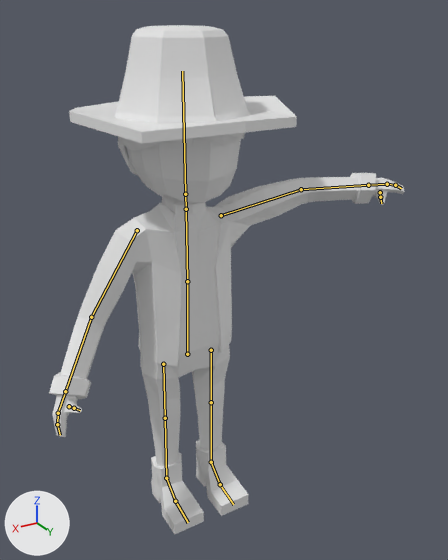
The Blender file character-creation__rigging-pt4__weight-painting.blend as it was, and as the next commit left it.
Camera for both pictures: a 50 mm camera at (8.56, 16.69, 16.83) aimed at (-1.5, -0.06, 8.46). The axes (+X, +Y, +Z) are drawn at lower left. The lights are the same throughout. Both versions are drawn at the pose saved in each file; the numbers are the values there. The bones that bend it are drawn over the model as lines.
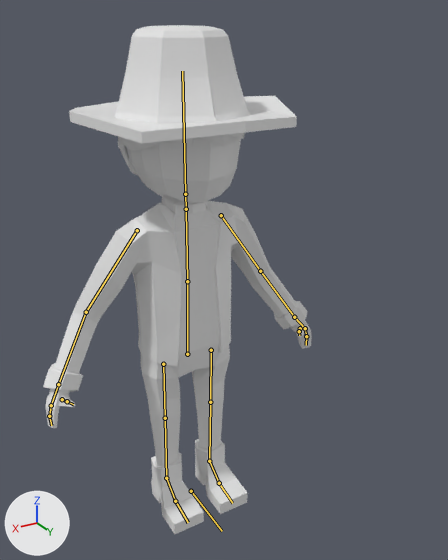
Boxes [x1, y1, x2, y2] around the edits, measured in the pictures (448 x 560 px):
```json
{"object": "Cube", "change": "posed", "before": [49, 25, 405, 534], "after": [43, 25, 312, 534], "on screen": "24% narrower"}
{"bone": "Upper Arm.L", "before": "(221, 215) to (301, 189)", "after": "(221, 215) to (260, 271)"}
{"bone": "Upper Arm.R", "before": "(137, 230) to (91, 317)", "after": "(137, 230) to (86, 312)"}
{"bone": "Foot Roll.L", "before": "(220, 484) to (211, 462)", "after": "(219, 483) to (209, 461)"}
```

Scene script edits in JSON lines:
```json
{"block": "bone_upper_arm_l", "where": "bone_upper_arm_l = bpy.data.objects['Armature'].pose.bones['Upper Arm.L']  # child of 'Chest'"}
{"op": "set", "path": "bone_upper_arm_l.rotation_quaternion", "old": "(0.825, 0.542, 0.147, -0.064)", "new": "(1.0, 0.0, 0.0, 0.0)", "note": "degrees (67, 18, 3) -> degrees (0, 0, 0)"}
{"block": "bone_upper_arm_r", "where": "bone_upper_arm_r = bpy.data.objects['Armature'].pose.bones['Upper Arm.R']  # child of 'Chest'"}
{"op": "set", "path": "bone_upper_arm_r.rotation_quaternion", "old": "(0.995, 0.008, 0.084, -0.051)", "new": "(1.0, 0.0, 0.0, 0.0)", "note": "degrees (0, 10, -6) -> degrees (0, 0, 0)"}
{"block": "bone_leg_control_l", "where": "bone_leg_control_l = bpy.data.objects['Armature'].pose.bones['Leg Control.L']  # child of 'Bone'"}
{"op": "set", "path": "bone_leg_control_l.location", "old": "(0.0, 0.07, -0.02)", "new": "(0.0, 0.0, 0.0)"}
{"block": "bone_foot_roll_l", "where": "bone_foot_roll_l = bpy.data.objects['Armature'].pose.bones['Foot Roll.L']  # child of 'Leg Control.L'"}
{"op": "set", "path": "bone_foot_roll_l.rotation_quaternion", "old": "(1.0, 0.0, 0.0, -0.013)", "new": "(1.0, 0.0, 0.0, 0.0)", "note": "degrees (0, 0, -2) -> degrees (0, 0, 0)"}
```
